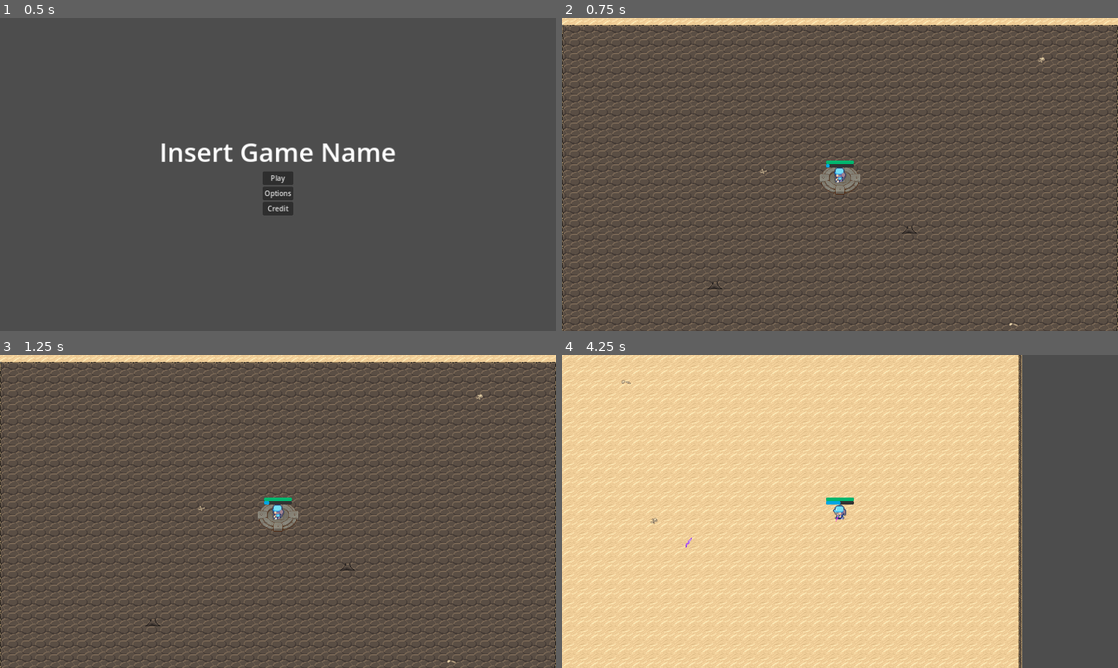
Above: before the commit, frames 1-4 (two rows, left to right).
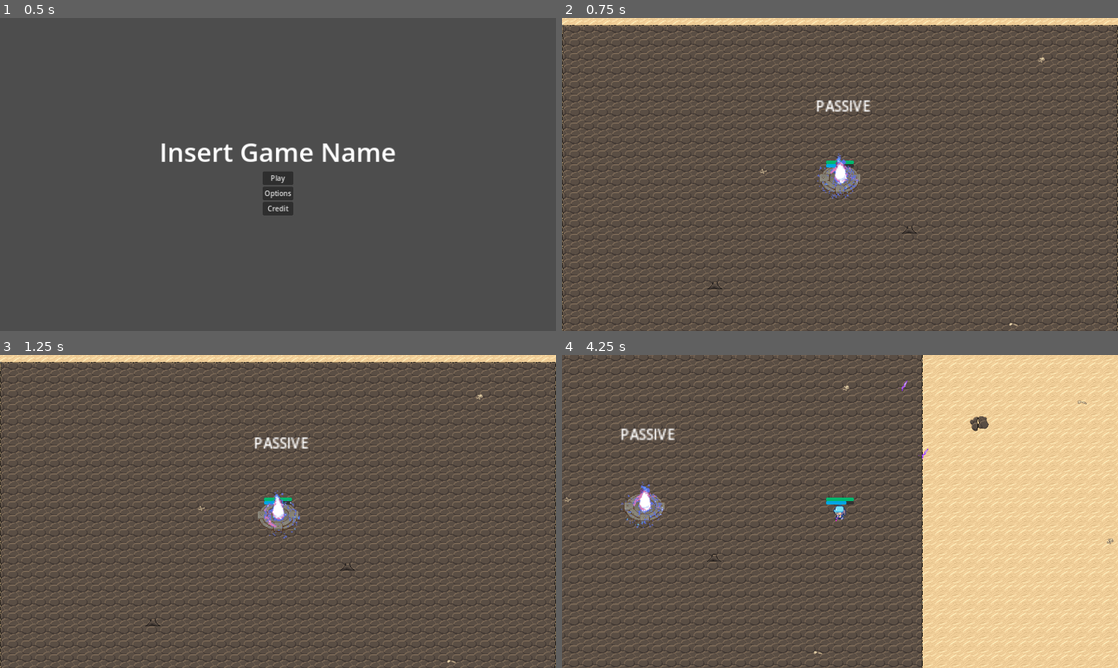
Above: after the commit, the same moments.

Repository: GDTV-Game-Jam-2024/GDTV
Game: Godot game, scene res://Scenes/main_menu.tscn
Same seed, same stepped clock (60 frames per second), same inputs: the game is played once before the commit and once after it. The engine's default icon, where the game draws it, is replaced by a stand-in: a white triangle on a blue panel in a dark square.
Inputs (mouse positions are in pixels of both pictures, inside the frame that each line leads up to):
- Up to frame 1 (0.5 s): no input
- Up to frame 2 (0.75 s): click "Play" at 0.5 s
- Up to frame 3 (1.25 s): no input
- Up to frame 4 (4.25 s): move the mouse to (962, 495) at 1.27 s; hold Right (ui_right) 1.28-2.03 s; hold Mouse wheel down (scrollDOWN) 1.28-2.03 s; move the mouse to (728, 527) at 2.02 s; hold Down (ui_down) 2.03-2.78 s; tap Mouse wheel up (scrollUP) at 2.1 s; move the mouse to (895, 442) at 2.77 s; press the mouse at (895, 442) at 2.78 s; hold Right (ui_right) 2.78-3.53 s; move the mouse to (812, 574) at 3.52 s; release the mouse at (812, 574) at 3.53 s; hold Up (ui_up) from 3.53 s (still down); tap 1 (wand1) at 3.6 s

Frame 1 is identical in both runs. In frame 2, 0.6% of the frame differs, in the area x 45-56%, y 26-58%; in frame 3, 0.6%; in frame 4, 85%, in the area x 0-100%, y 0-100%.

Commit message:
Balance updates, portal readded (#33)
* numbers adjustments

player can fire for too long and run out of mana
boar actually killable
player dps increase

* Update spawn_portal.gd

spawn rate adjusted

* Speed adjustments

sped down to reasonable levels

* Portal re-added

Diff:
--- a/Scenes/Entities/Boar.gd
+++ b/Scenes/Entities/Boar.gd
@@ -4,4 +4,4 @@
 	if canAttackMelee:
 		$AnimatedSprite2D.play("move",2)
 	else:
-		$AnimatedSprite2D.play("attack",1)
+		$AnimatedSprite2D.play("attack",0.5)
--- a/Scenes/Entities/Boar.tscn
+++ b/Scenes/Entities/Boar.tscn
@@ -105,10 +105,12 @@
 
 [node name="NPC" instance=ExtResource("1_wpdvm")]
 script = ExtResource("2_1jwpf")
-meleeAttackDamage = 25
+statMovementSpeed = 120.0
+statMaxHP = 30
 meleeAttackCooldown = 1.0
 meleeChargeHealthThreshold = 80
-meleeChargeSpeed = 500.0
+meleeChargeDamage = 15
+meleeChargeSpeed = 400.0
 rangedWeapon = ExtResource("3_ptpk7")
 State_ATTACK_RANGE = false
 State_ATTACK_RANGE_SMART = false
--- /dev/null
+++ b/Scenes/Entities/FriendlyPortal.gd
@@ -0,0 +1,5 @@
+extends NPC
+
+
+func _process(delta):
+	$AnimatedSprite2D.play("default")
--- /dev/null
+++ b/Scenes/Entities/FriendlyPortal.tscn
@@ -0,0 +1,472 @@
+[gd_scene load_steps=67 format=3 uid="uid://c432a3tfgao7l"]
+
+[ext_resource type="PackedScene" uid="uid://djmvmje8k5mgm" path="res://Scenes/Entities/NPC.tscn" id="1_f8yen"]
+[ext_resource type="Script" path="res://Scenes/Entities/FriendlyPortal.gd" id="2_wy6vb"]
+[ext_resource type="Texture2D" uid="uid://bd4v7ovn1w7ts" path="res://Sprites/spawn_portal.png" id="3_chgyt"]
+[ext_resource type="Texture2D" uid="uid://cnjwyp12528eu" path="res://Sprites/Pedestal.png" id="4_vjn35"]
+
+[sub_resource type="AtlasTexture" id="AtlasTexture_yuvuy"]
+atlas = ExtResource("3_chgyt")
+region = Rect2(0, 0, 100, 100)
+
+[sub_resource type="AtlasTexture" id="AtlasTexture_jvbo6"]
+atlas = ExtResource("3_chgyt")
+region = Rect2(100, 0, 100, 100)
+
+[sub_resource type="AtlasTexture" id="AtlasTexture_pyvua"]
+atlas = ExtResource("3_chgyt")
+region = Rect2(200, 0, 100, 100)
+
+[sub_resource type="AtlasTexture" id="AtlasTexture_3dusm"]
+atlas = ExtResource("3_chgyt")
+region = Rect2(300, 0, 100, 100)
+
+[sub_resource type="AtlasTexture" id="AtlasTexture_d8krt"]
+atlas = ExtResource("3_chgyt")
+region = Rect2(400, 0, 100, 100)
+
+[sub_resource type="AtlasTexture" id="AtlasTexture_j485v"]
+atlas = ExtResource("3_chgyt")
+region = Rect2(500, 0, 100, 100)
+
+[sub_resource type="AtlasTexture" id="AtlasTexture_pqtix"]
+atlas = ExtResource("3_chgyt")
+region = Rect2(600, 0, 100, 100)
+
+[sub_resource type="AtlasTexture" id="AtlasTexture_wdntg"]
+atlas = ExtResource("3_chgyt")
+region = Rect2(700, 0, 100, 100)
+
+[sub_resource type="AtlasTexture" id="AtlasTexture_1mx0s"]
+atlas = ExtResource("3_chgyt")
+region = Rect2(0, 100, 100, 100)
+
+[sub_resource type="AtlasTexture" id="AtlasTexture_7cjs4"]
+atlas = ExtResource("3_chgyt")
+region = Rect2(100, 100, 100, 100)
+
+[sub_resource type="AtlasTexture" id="AtlasTexture_lroel"]
+atlas = ExtResource("3_chgyt")
+region = Rect2(200, 100, 100, 100)
+
+[sub_resource type="AtlasTexture" id="AtlasTexture_ch2i8"]
+atlas = ExtResource("3_chgyt")
+region = Rect2(300, 100, 100, 100)
+
+[sub_resource type="AtlasTexture" id="AtlasTexture_ulvyc"]
+atlas = ExtResource("3_chgyt")
+region = Rect2(400, 100, 100, 100)
+
+[sub_resource type="AtlasTexture" id="AtlasTexture_wmgbk"]
+atlas = ExtResource("3_chgyt")
+region = Rect2(500, 100, 100, 100)
+
+[sub_resource type="AtlasTexture" id="AtlasTexture_rc4xd"]
+atlas = ExtResource("3_chgyt")
+region = Rect2(600, 100, 100, 100)
+
+[sub_resource type="AtlasTexture" id="AtlasTexture_gsqrm"]
+atlas = ExtResource("3_chgyt")
+region = Rect2(700, 100, 100, 100)
+
+[sub_resource type="AtlasTexture" id="AtlasTexture_od37v"]
+atlas = ExtResource("3_chgyt")
+region = Rect2(0, 200, 100, 100)
+
+[sub_resource type="AtlasTexture" id="AtlasTexture_3wopn"]
+atlas = ExtResource("3_chgyt")
+region = Rect2(100, 200, 100, 100)
+
+[sub_resource type="AtlasTexture" id="AtlasTexture_bp6pb"]
+atlas = ExtResource("3_chgyt")
+region = Rect2(200, 200, 100, 100)
+
+[sub_resource type="AtlasTexture" id="AtlasTexture_3miw0"]
+atlas = ExtResource("3_chgyt")
+region = Rect2(300, 200, 100, 100)
+
+[sub_resource type="AtlasTexture" id="AtlasTexture_yul0p"]
+atlas = ExtResource("3_chgyt")
+region = Rect2(400, 200, 100, 100)
+
+[sub_resource type="AtlasTexture" id="AtlasTexture_dngx6"]
+atlas = ExtResource("3_chgyt")
+region = Rect2(500, 200, 100, 100)
+
+[sub_resource type="AtlasTexture" id="AtlasTexture_x0k02"]
+atlas = ExtResource("3_chgyt")
+region = Rect2(600, 200, 100, 100)
+
+[sub_resource type="AtlasTexture" id="AtlasTexture_k8alg"]
+atlas = ExtResource("3_chgyt")
+region = Rect2(700, 200, 100, 100)
+
+[sub_resource type="AtlasTexture" id="AtlasTexture_7ongn"]
+atlas = ExtResource("3_chgyt")
+region = Rect2(0, 300, 100, 100)
+
+[sub_resource type="AtlasTexture" id="AtlasTexture_i10t3"]
+atlas = ExtResource("3_chgyt")
+region = Rect2(100, 300, 100, 100)
+
+[sub_resource type="AtlasTexture" id="AtlasTexture_mt5a0"]
+atlas = ExtResource("3_chgyt")
+region = Rect2(200, 300, 100, 100)
+
+[sub_resource type="AtlasTexture" id="AtlasTexture_clyfi"]
+atlas = ExtResource("3_chgyt")
+region = Rect2(300, 300, 100, 100)
+
+[sub_resource type="AtlasTexture" id="AtlasTexture_jexe0"]
+atlas = ExtResource("3_chgyt")
+region = Rect2(400, 300, 100, 100)
+
+[sub_resource type="AtlasTexture" id="AtlasTexture_i4w5l"]
+atlas = ExtResource("3_chgyt")
+region = Rect2(500, 300, 100, 100)
+
+[sub_resource type="AtlasTexture" id="AtlasTexture_tah5d"]
+atlas = ExtResource("3_chgyt")
+region = Rect2(600, 300, 100, 100)
+
+[sub_resource type="AtlasTexture" id="AtlasTexture_2hqsb"]
+atlas = ExtResource("3_chgyt")
+region = Rect2(700, 300, 100, 100)
+
+[sub_resource type="AtlasTexture" id="AtlasTexture_b46lb"]
+atlas = ExtResource("3_chgyt")
+region = Rect2(0, 400, 100, 100)
+
+[sub_resource type="AtlasTexture" id="AtlasTexture_dg3ku"]
+atlas = ExtResource("3_chgyt")
+region = Rect2(100, 400, 100, 100)
+
+[sub_resource type="AtlasTexture" id="AtlasTexture_hw81q"]
+atlas = ExtResource("3_chgyt")
+region = Rect2(200, 400, 100, 100)
+
+[sub_resource type="AtlasTexture" id="AtlasTexture_yl7l4"]
+atlas = ExtResource("3_chgyt")
+region = Rect2(300, 400, 100, 100)
+
+[sub_resource type="AtlasTexture" id="AtlasTexture_rwobf"]
+atlas = ExtResource("3_chgyt")
+region = Rect2(400, 400, 100, 100)
+
+[sub_resource type="AtlasTexture" id="AtlasTexture_ee0pi"]
+atlas = ExtResource("3_chgyt")
+region = Rect2(500, 400, 100, 100)
+
+[sub_resource type="AtlasTexture" id="AtlasTexture_y0pge"]
+atlas = ExtResource("3_chgyt")
+region = Rect2(600, 400, 100, 100)
+
+[sub_resource type="AtlasTexture" id="AtlasTexture_7dley"]
+atlas = ExtResource("3_chgyt")
+region = Rect2(700, 400, 100, 100)
+
+[sub_resource type="AtlasTexture" id="AtlasTexture_bhijd"]
+atlas = ExtResource("3_chgyt")
+region = Rect2(0, 500, 100, 100)
+
+[sub_resource type="AtlasTexture" id="AtlasTexture_vjqjm"]
+atlas = ExtResource("3_chgyt")
+region = Rect2(100, 500, 100, 100)
+
+[sub_resource type="AtlasTexture" id="AtlasTexture_ldocj"]
+atlas = ExtResource("3_chgyt")
+region = Rect2(200, 500, 100, 100)
+
+[sub_resource type="AtlasTexture" id="AtlasTexture_ml4xs"]
+atlas = ExtResource("3_chgyt")
+region = Rect2(300, 500, 100, 100)
+
+[sub_resource type="AtlasTexture" id="AtlasTexture_6uq5w"]
+atlas = ExtResource("3_chgyt")
+region = Rect2(400, 500, 100, 100)
+
+[sub_resource type="AtlasTexture" id="AtlasTexture_uewje"]
+atlas = ExtResource("3_chgyt")
+region = Rect2(500, 500, 100, 100)
+
+[sub_resource type="AtlasTexture" id="AtlasTexture_cd1qy"]
+atlas = ExtResource("3_chgyt")
+region = Rect2(600, 500, 100, 100)
+
+[sub_resource type="AtlasTexture" id="AtlasTexture_31psu"]
+atlas = ExtResource("3_chgyt")
+region = Rect2(700, 500, 100, 100)
+
+[sub_resource type="AtlasTexture" id="AtlasTexture_anj0d"]
+atlas = ExtResource("3_chgyt")
+region = Rect2(0, 600, 100, 100)
+
+[sub_resource type="AtlasTexture" id="AtlasTexture_vqj74"]
+atlas = ExtResource("3_chgyt")
+region = Rect2(100, 600, 100, 100)
+
+[sub_resource type="AtlasTexture" id="AtlasTexture_ext74"]
+atlas = ExtResource("3_chgyt")
+region = Rect2(200, 600, 100, 100)
+
+[sub_resource type="AtlasTexture" id="AtlasTexture_emmxj"]
+atlas = ExtResource("3_chgyt")
+region = Rect2(300, 600, 100, 100)
+
+[sub_resource type="AtlasTexture" id="AtlasTexture_18iyw"]
+atlas = ExtResource("3_chgyt")
+region = Rect2(400, 600, 100, 100)
+
+[sub_resource type="AtlasTexture" id="AtlasTexture_x4nlc"]
+atlas = ExtResource("3_chgyt")
+region = Rect2(500, 600, 100, 100)
+
+[sub_resource type="AtlasTexture" id="AtlasTexture_s2ole"]
+atlas = ExtResource("3_chgyt")
+region = Rect2(600, 600, 100, 100)
+
+[sub_resource type="AtlasTexture" id="AtlasTexture_k2mpu"]
+atlas = ExtResource("3_chgyt")
+region = Rect2(700, 600, 100, 100)
+
+[sub_resource type="AtlasTexture" id="AtlasTexture_qvvux"]
+atlas = ExtResource("3_chgyt")
+region = Rect2(0, 700, 100, 100)
+
+[sub_resource type="AtlasTexture" id="AtlasTexture_hkqy6"]
+atlas = ExtResource("3_chgyt")
+region = Rect2(100, 700, 100, 100)
+
+[sub_resource type="AtlasTexture" id="AtlasTexture_me605"]
+atlas = ExtResource("3_chgyt")
+region = Rect2(200, 700, 100, 100)
+
+[sub_resource type="AtlasTexture" id="AtlasTexture_l3hg8"]
+atlas = ExtResource("3_chgyt")
+region = Rect2(300, 700, 100, 100)
+
+[sub_resource type="AtlasTexture" id="AtlasTexture_f0kje"]
+atlas = ExtResource("3_chgyt")
+region = Rect2(400, 700, 100, 100)
+
+[sub_resource type="SpriteFrames" id="SpriteFrames_a8t5l"]
+animations = [{
+"frames": [{
+"duration": 1.0,
+"texture": SubResource("AtlasTexture_yuvuy")
+}, {
+"duration": 1.0,
+"texture": SubResource("AtlasTexture_jvbo6")
+}, {
+"duration": 1.0,
+"texture": SubResource("AtlasTexture_pyvua")
+}, {
+"duration": 1.0,
+"texture": SubResource("AtlasTexture_3dusm")
+}, {
+"duration": 1.0,
+"texture": SubResource("AtlasTexture_d8krt")
+}, {
+"duration": 1.0,
+"texture": SubResource("AtlasTexture_j485v")
+}, {
+"duration": 1.0,
+"texture": SubResource("AtlasTexture_pqtix")
+}, {
+"duration": 1.0,
+"texture": SubResource("AtlasTexture_wdntg")
+}, {
+"duration": 1.0,
+"texture": SubResource("AtlasTexture_1mx0s")
+}, {
+"duration": 1.0,
+"texture": SubResource("AtlasTexture_7cjs4")
+}, {
+"duration": 1.0,
+"texture": SubResource("AtlasTexture_lroel")
+}, {
+"duration": 1.0,
+"texture": SubResource("AtlasTexture_ch2i8")
+}, {
+"duration": 1.0,
+"texture": SubResource("AtlasTexture_ulvyc")
+}, {
+"duration": 1.0,
+"texture": SubResource("AtlasTexture_wmgbk")
+}, {
+"duration": 1.0,
+"texture": SubResource("AtlasTexture_rc4xd")
+}, {
+"duration": 1.0,
+"texture": SubResource("AtlasTexture_gsqrm")
+}, {
+"duration": 1.0,
+"texture": SubResource("AtlasTexture_od37v")
+}, {
+"duration": 1.0,
+"texture": SubResource("AtlasTexture_3wopn")
+}, {
+"duration": 1.0,
+"texture": SubResource("AtlasTexture_bp6pb")
+}, {
+"duration": 1.0,
+"texture": SubResource("AtlasTexture_3miw0")
+}, {
+"duration": 1.0,
+"texture": SubResource("AtlasTexture_yul0p")
+}, {
+"duration": 1.0,
+"texture": SubResource("AtlasTexture_dngx6")
+}, {
+"duration": 1.0,
+"texture": SubResource("AtlasTexture_x0k02")
+}, {
+"duration": 1.0,
+"texture": SubResource("AtlasTexture_k8alg")
+}, {
+"duration": 1.0,
+"texture": SubResource("AtlasTexture_7ongn")
+}, {
+"duration": 1.0,
+"texture": SubResource("AtlasTexture_i10t3")
+}, {
+"duration": 1.0,
+"texture": SubResource("AtlasTexture_mt5a0")
+}, {
+"duration": 1.0,
+"texture": SubResource("AtlasTexture_clyfi")
+}, {
+"duration": 1.0,
+"texture": SubResource("AtlasTexture_jexe0")
+}, {
+"duration": 1.0,
+"texture": SubResource("AtlasTexture_i4w5l")
+}, {
+"duration": 1.0,
+"texture": SubResource("AtlasTexture_tah5d")
+}, {
+"duration": 1.0,
+"texture": SubResource("AtlasTexture_2hqsb")
+}, {
+"duration": 1.0,
+"texture": SubResource("AtlasTexture_b46lb")
+}, {
+"duration": 1.0,
+"texture": SubResource("AtlasTexture_dg3ku")
+}, {
+"duration": 1.0,
+"texture": SubResource("AtlasTexture_hw81q")
+}, {
+"duration": 1.0,
+"texture": SubResource("AtlasTexture_yl7l4")
+}, {
+"duration": 1.0,
+"texture": SubResource("AtlasTexture_rwobf")
+}, {
+"duration": 1.0,
+"texture": SubResource("AtlasTexture_ee0pi")
+}, {
+"duration": 1.0,
+"texture": SubResource("AtlasTexture_y0pge")
+}, {
+"duration": 1.0,
+"texture": SubResource("AtlasTexture_7dley")
+}, {
+"duration": 1.0,
+"texture": SubResource("AtlasTexture_bhijd")
+}, {
+"duration": 1.0,
+"texture": SubResource("AtlasTexture_vjqjm")
+}, {
+"duration": 1.0,
+"texture": SubResource("AtlasTexture_ldocj")
+}, {
+"duration": 1.0,
+"texture": SubResource("AtlasTexture_ml4xs")
+}, {
+"duration": 1.0,
+"texture": SubResource("AtlasTexture_6uq5w")
+}, {
+"duration": 1.0,
+"texture": SubResource("AtlasTexture_uewje")
+}, {
+"duration": 1.0,
+"texture": SubResource("AtlasTexture_cd1qy")
+}, {
+"duration": 1.0,
+"texture": SubResource("AtlasTexture_31psu")
+}, {
+"duration": 1.0,
+"texture": SubResource("AtlasTexture_anj0d")
+}, {
+"duration": 1.0,
+"texture": SubResource("AtlasTexture_vqj74")
+}, {
+"duration": 1.0,
+"texture": SubResource("AtlasTexture_ext74")
+}, {
+"duration": 1.0,
+"texture": SubResource("AtlasTexture_emmxj")
+}, {
+"duration": 1.0,
+"texture": SubResource("AtlasTexture_18iyw")
+}, {
+"duration": 1.0,
+"texture": SubResource("AtlasTexture_x4nlc")
+}, {
+"duration": 1.0,
+"texture": SubResource("AtlasTexture_s2ole")
+}, {
+"duration": 1.0,
+"texture": SubResource("AtlasTexture_k2mpu")
+}, {
+"duration": 1.0,
+"texture": SubResource("AtlasTexture_qvvux")
+}, {
+"duration": 1.0,
+"texture": SubResource("AtlasTexture_hkqy6")
+}, {
+"duration": 1.0,
+"texture": SubResource("AtlasTexture_me605")
+}, {
+"duration": 1.0,
+"texture": SubResource("AtlasTexture_l3hg8")
+}, {
+"duration": 1.0,
+"texture": SubResource("AtlasTexture_f0kje")
+}],
+"loop": true,
+"name": &"default",
+"speed": 36.0
+}]
+
+[node name="NPC" instance=ExtResource("1_f8yen")]
+scale = Vector2(2, 2)
+script = ExtResource("2_wy6vb")
+team = "Player"
+statMovementSpeed = 0.0
+statMaxHP = 1000
+rangedWeapon = null
+State_ATTACK_RANGE = false
+State_ATTACK_RANGE_SMART = false
+State_ATTACK_MELEE = false
+State_ATTACK_MELEE_CHARGE = false
+State_APPROACH_ENEMY = false
+State_GO_TO_DEFAULT_TARGET = false
+
+[node name="AnimatedSprite2D" parent="." index="1"]
+visible = true
+sprite_frames = SubResource("SpriteFrames_a8t5l")
+frame_progress = 0.587581
+
+[node name="Sprite2D" parent="." index="2"]
+texture = ExtResource("4_vjn35")
+
+[node name="CharacterDetection" parent="." index="5"]
+visible = false
+
+[node name="MeleeRange" parent="." index="6"]
+visible = false
+
+[node name="RangedRange" parent="." index="7"]
+visible = false
--- a/Scenes/Entities/Goblin.tscn
+++ b/Scenes/Entities/Goblin.tscn
@@ -166,6 +166,7 @@
 "RESET": SubResource("Animation_oo5se"),
 "Walk_right": SubResource("Animation_dp2g2")
 }
+
 [sub_resource type="SpriteFrames" id="SpriteFrames_k35vg"]
 animations = [{
 "frames": [{
@@ -298,12 +299,12 @@
 
 [node name="NPC" instance=ExtResource("1_0nelu")]
 script = ExtResource("2_43422")
-statMovementSpeed = 200.0
+statMovementSpeed = 100.0
 statMaxHP = 1
-meleeAttackDamage = 5
+meleeAttackCooldown = 1.2
 meleeChargeHealthThreshold = 0
 meleeChanceForCharge = 0
-meleeChargeDamage = 10
+meleeChargeDamage = 15
 meleeChargeSpeed = 300.0
 State_ATTACK_RANGE = false
 State_ATTACK_RANGE_SMART = false
@@ -326,7 +327,6 @@
 
 [node name="AnimatedSprite2D2" type="AnimatedSprite2D" parent="." index="10"]
 visible = false
-
 scale = Vector2(0.5, 0.5)
 sprite_frames = SubResource("SpriteFrames_k35vg")
 animation = &"Walk"
--- a/Scenes/Entities/Skeleton_Archer.tscn
+++ b/Scenes/Entities/Skeleton_Archer.tscn
@@ -84,7 +84,7 @@
 
 [node name="NPC" instance=ExtResource("1_d5yqo")]
 script = ExtResource("2_fi8e7")
-statMovementSpeed = 100.0
+statMovementSpeed = 80.0
 statMaxHP = 1
 meleeAttackCooldown = 1.5
 meleeChargeHealthThreshold = 0
--- a/Scenes/Projectiles/player_basic_wand_projectile.tscn
+++ b/Scenes/Projectiles/player_basic_wand_projectile.tscn
@@ -4,6 +4,7 @@
 [ext_resource type="Texture2D" uid="uid://dtt8bueua8h8b" path="res://Sprites/magic_missile.png" id="2_eaiou"]
 
 [node name="Projectile" instance=ExtResource("1_mks33")]
+damage = 10
 
 [node name="Sprite2D" parent="." index="0"]
 position = Vector2(-8, 0)
--- a/Scenes/Weapons/wand_basic.tscn
+++ b/Scenes/Weapons/wand_basic.tscn
@@ -4,8 +4,7 @@
 [ext_resource type="PackedScene" uid="uid://c6uesvyoow0ll" path="res://Scenes/Projectiles/player_basic_wand_projectile.tscn" id="2_v5sev"]
 
 [node name="WandBasic" instance=ExtResource("1_0oh2n")]
-cooldown = 0.8
-manaCost = 10
+manaCost = 50
 spread = 10
 projectile = ExtResource("2_v5sev")
 team = "Player"
--- a/Scenes/game.tscn
+++ b/Scenes/game.tscn
@@ -1,9 +1,10 @@
-[gd_scene load_steps=8 format=3 uid="uid://dlrbxtqn0y3jm"]
+[gd_scene load_steps=9 format=3 uid="uid://dlrbxtqn0y3jm"]
 
 [ext_resource type="Script" path="res://Scenes/game.gd" id="1_3w7sm"]
 [ext_resource type="PackedScene" uid="uid://cek5sqgdxjiga" path="res://Scenes/player.tscn" id="2_ul243"]
 [ext_resource type="Texture2D" uid="uid://c53h581wb5u0x" path="res://Sprites/Desert Tileset.png" id="3_apitf"]
 [ext_resource type="Texture2D" uid="uid://cnjwyp12528eu" path="res://Sprites/Pedestal.png" id="4_rsdlk"]
+[ext_resource type="PackedScene" uid="uid://c432a3tfgao7l" path="res://Scenes/Entities/FriendlyPortal.tscn" id="5_2u6hb"]
 
 [sub_resource type="TileSetAtlasSource" id="TileSetAtlasSource_6ff2i"]
 texture = ExtResource("3_apitf")
@@ -384,3 +385,6 @@
 [node name="ProjectileManager" type="Node2D" parent="."]
 
 [node name="CreatureManager" type="Node2D" parent="."]
+
+[node name="NPC" parent="." instance=ExtResource("5_2u6hb")]
+position = Vector2(1920, 1082)
--- a/Scenes/spawn_portal.gd
+++ b/Scenes/spawn_portal.gd
@@ -4,11 +4,11 @@
 signal spawnedEnemy(enemy)
 
 
-@export var spawnTimerMax : float = 4  # how often it spawns enemies
-@export var spawnTimer : float = 4  # how much time left until next spawn
-@export var spawnPower : int = 20  # how many enemies get spawned per cycle
+@export var spawnTimerMax : float = 7  # how often it spawns enemies
+@export var spawnTimer : float = 7  # how much time left until next spawn
+@export var spawnPower : int = 10  # how many enemies get spawned per cycle
 @export var spawnCounter : int = 0  # how many enemies were spawned this cycle
-@export var health : float = 3000  # how much damage it can take (takes 1 damage per second)
+@export var health : float = 3.0  # how much damage it can take (takes 1 damage per second)
 @export var isAlive : bool = true
 @export var summoningActive : bool = true  # set to false if player nearby
 # TODO: check for player proximity
@@ -70,8 +70,9 @@
 			spawn_enemy(goblin)
 			spawnCounter += 5
 			spawn_enemy(skeletonArcher)
-			spawnCounter += 15
+			spawnCounter += 10
 			spawn_enemy(boar)
+			spawnCounter += 10
 	elif spawnPower < 100:
 		while spawnCounter < spawnPower:
 			spawn_enemy(goblin)
@@ -79,9 +80,11 @@
 			spawn_enemy(goblin)
 			spawnCounter += 5
 			spawn_enemy(skeletonArcher)
-			spawnCounter += 15
-			spawn_enemy(giant)
-			spawnCounter += 25
+			spawnCounter += 10
+			spawn_enemy(skeletonArcher)
+			spawnCounter += 10
+			spawn_enemy(boar)
+			spawnCounter += 10
 
 	# reset spawn_counter
 	spawnCounter = 0
--- a/Scripts/player.gd
+++ b/Scripts/player.gd
@@ -4,12 +4,12 @@
 signal mana_changed(newMana)
 signal no_mana
 
-@export var movementSpeed : float = 1000.0
+@export var movementSpeed : float = 300.0
 @export var healthMax : int = 100
 @export var healthCurrent : int = 100
 @export var manaMax : int = 500.0
-@export var manaCurrent : int = 50.0
-@export var manaRegen : int = 1
+@export var manaCurrent : float = 300.0
+@export var manaRegen : float = 100.0
 @export var isAlive : bool = true
 @export var isWalking : bool = false
 
@@ -71,7 +71,7 @@
 		position += moveVector.normalized() * movementSpeed * delta
 
 		# mana regen
-		mana_gain(manaRegen)
+		mana_gain(manaRegen*delta)
 
 
 func _unhandled_input(event : InputEvent) -> void:
